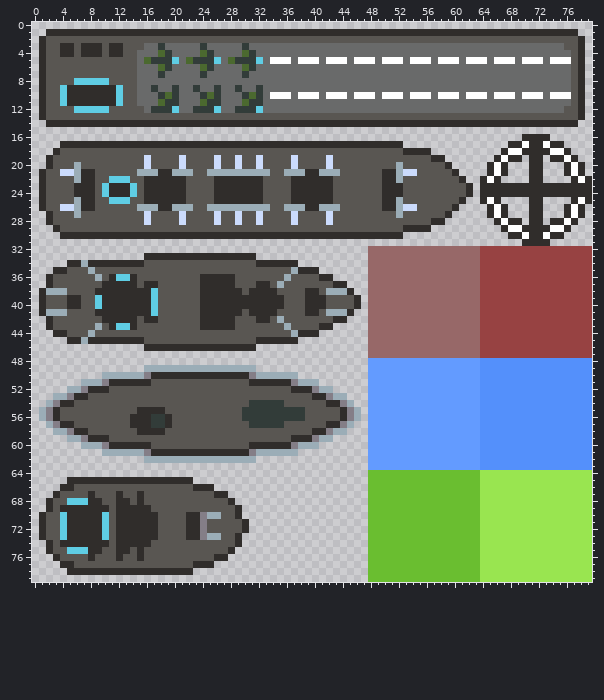
Sprite sheet: src/assets/Spritesheet.png. The picture above is the old version.
The file is 80x80 pixels.
New version:
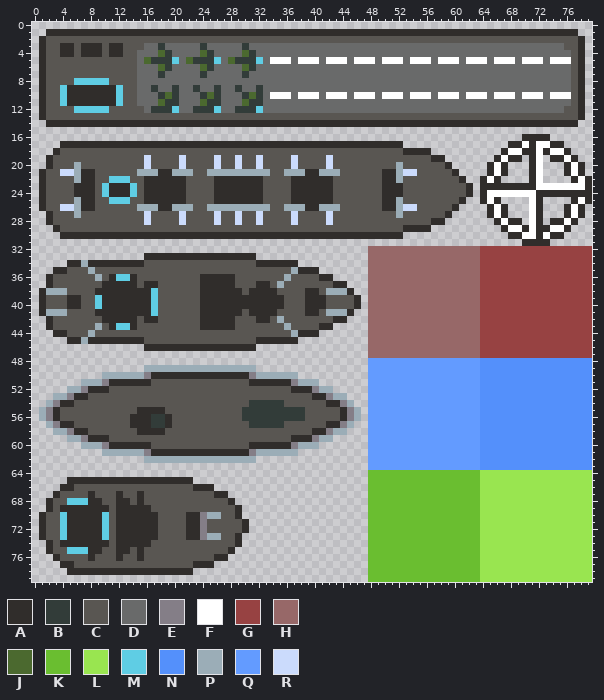
Palette (. is transparent): A #302d2b  B #323c39  C #595652  D #696a6a  E #847e87  F #ffffff  G #974242  H #976868  J #4b692f  K #6abe30  L #99e550  M #5fcde4  N #5490fb  P #9badb7  Q #639bff  R #cbdbfc
What changed:
Changed rows in their new state; - is an unchanged pixel.
first column x 65:
17 -------F------
18 -------F------
19 -------F------
20 -------F------
21 -------F------
22 -------F------
23 -------FFFFFFF
24 FFFFFFF-------
25 ------F-------
26 ------F-------
27 ------F-------
28 ------F-------
29 ------F-------
30 ------F-------
Pixel boxes of the changes (left, top, right, bottom) in both pictures:
changed: (487, 141, 585, 239)
